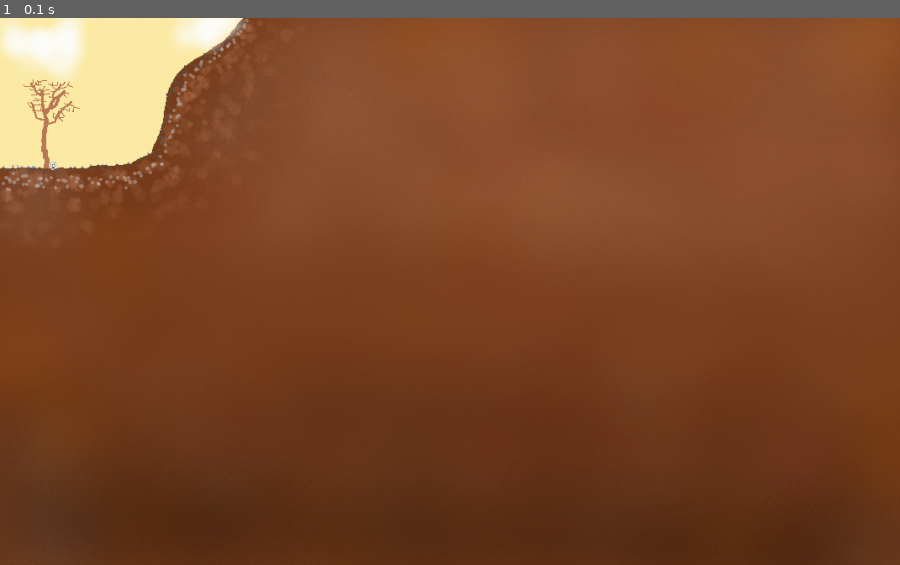
Above: before the commit, frame 1.
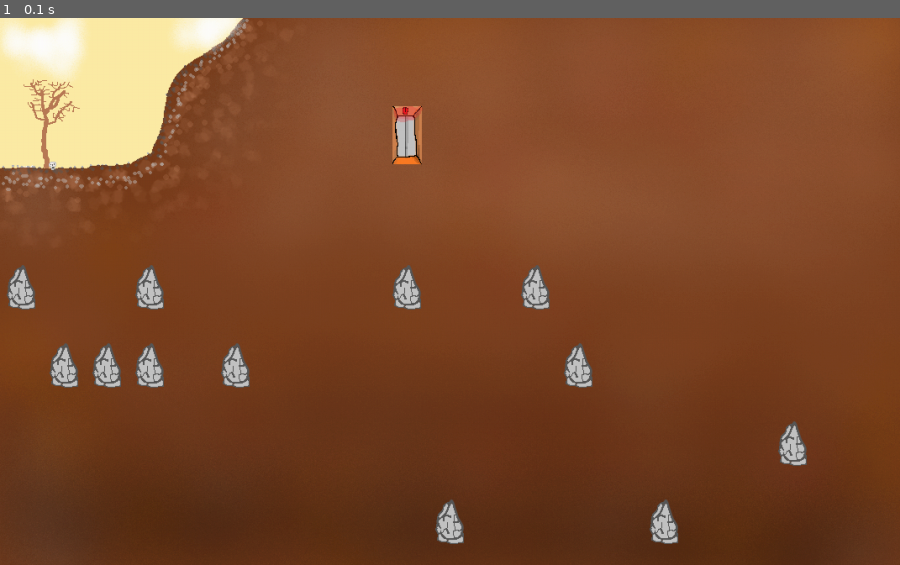
Above: after the commit, the same moment.

Repository: erickxbliv/Jogo-pygame
Game: pygame game, started from main.py
The game is run twice, just before and just after one commit, with the same random seed, the same clock (stepped at 60 frames per second) and the same inputs.
Inputs:
- Up to frame 1 (0.1 s): no input

The runs differ from the first frame. In frame 1, 2.6% of the frame differs, in the area x 0-90%, y 16-97%.

Commit message:
otimizando alguns codigos

Diff:
--- a/celulas.py
+++ b/celulas.py
@@ -1,35 +1,41 @@
+#a dificuldade deve mudar alguns conceitos aqui
+#carregar um save deve mudar muito o que acontece aqui
+
 class celulas:
-    def __init__(self, id, bloqueada, coordenadas, vazio, tipo, situacao, consumo, pedra, pretendente):
+    def __init__(self, id, bloqueada, coordenadas, vazio, tipo, situacao, consumo, pedra, pretendente,lvl):
 
-        #misturar a classe grid e a classe da propria sala? Fazer em ordem de prioridade
-
+        #Fazer em ordem de prioridade
         self.id = id     #'nome' da celula na grid, vai de 1 a 147, mas 12 são bloqueadas
         self.bloqueada = bloqueada  #essa indica se a celula se encontra totalmente dentro da terra
         self.pedra = pedra  #avisa se deve aparecer uma pedra no meio da celula
         self.vazio = vazio  #indica se atualmente esta construido algo nela
         self.pretendente = pretendente    #indica se ela esta liberada pra ser construida
         self.tipo = tipo   #indica qual a sala que esta construida
-        #level?
+        self.lvl = lvl
         self.situacao = situacao   #indica qual a imagem deve ser usada, ex: se é da ponta esquerda, ou tem duas ao redor
 
         self.coordenadas = coordenadas    #indica quais as coordenadas seriam o (0,0) dessa celula
         self.consumo = consumo    #indica qual o consumo de energia dessa celula
+
         #vizinhos? ajudaria a demarcar os pretendentes
         #direções de passagem
         #indicar que esta fundido
+        #misturar a classe grid e a classe da propria sala? um objeto pra o tipo da sala dentro da celula?
 
+    def imagem(self, tipo, lvl, situacao):
+        imagem = (tipo + lvl + situacao + ".png")
+        return imagem
 
-        #situacao, poderia ser ja o nome da imagem a ser usada como string, pra enviar no blip inves de fazer varios ifs
+#agora vai haver essa funcao pra formar o nome da imagem, pra poder carrega-la
 
-
-#import random
 from random import seed
 from random import randint
 
 aleatorios = []
 lista = []
+seed()
 
-seed(1)
+#aleatorizar quais celulas terao pedras
 
 for _ in range(15):
     parar = False
@@ -43,6 +49,8 @@
 
     aleatorios.append(value)
 
+#preencher celulas com dados genericos
+
 parar = False
 
 ide = 1
@@ -54,6 +62,7 @@
 situacao = None
 consumo = None
 pretendente = None
+lvl = None
 
 while parar == False:
 
@@ -75,58 +84,58 @@
     else:
         pedra = False
 
-    lista.append(celulas(ide,bloqueada,coordenadas,vazio,tipo,situacao,consumo,pedra,pretendente))
+    lista.append(celulas(ide,bloqueada,coordenadas,vazio,tipo,situacao,consumo,pedra,pretendente,lvl))
 
     ide += 1
-    if ide > 147:
-        parar = True
+    if ide > 147: parar = True
 
-#essa parte é a que muda dependendo da dificuldade
+#a partir aqui vamos preencher os dados corretos pra porta, quarto e elevador que vem de padrão
 
-dificil = 26
-while dificil >= 26 and dificil <= 30:
+entrada = 26
+while entrada >= 26 and entrada <= 30:
 
-    lista[dificil].pedra = False
-    lista[dificil].vazio = False
-    lista[dificil].tipo = "porta"   #lembrando que a porta e indestrutivel
-    lista[dificil].consumo = 100 #ainda em testes esse valor
-    dificil += 1
+    lista[entrada].pedra = False
+    lista[entrada].vazio = False
+    lista[entrada].tipo = "porta"   #lembrando que a porta e indestrutivel
+    lista[entrada].consumo = 25 #ainda em testes esse valor, mas lembrando que aqui corresponde a uma celula sozinha
+    lista[entrada].lvl = 1
+    entrada += 1
 
-lista[26].situacao = "PE" #ponta esquerda
-lista[27].situacao = "M1" #meio 1
-lista[28].situacao = "M2"
-lista[29].situacao = "PD"
+lista[26].situacao = "_1"   #nao ha o denominador porque so existe uma maneira de organizar a porta
+lista[27].situacao = "_2"
+lista[28].situacao = "_3"
+lista[29].situacao = "_4"
 
 lista[30].tipo = "elevador"
 lista[30].consumo = 20
-lista[30].situacao = "ND" #ele nao tem imagens diferentes pra celulas diferentes
+lista[30].situacao = "_0" #ele nao tem imagens diferentes
+lista[30].lvl = 0
 
 if lista[30-21].pedra == False:     #quando quebra uma pedra é preciso checar se se torna pretendente
     lista[30-21].pretendente = True
 if lista[30+21].pedra == False:
     lista[30+21].pretendente = True
 
-dificil = 31
-while dificil >= 31 and dificil <= 36:
-    lista[dificil].pedra = False
-    lista[dificil].vazio = False
-    lista[dificil].tipo = "quarto"
-    lista[dificil].consumo = 150
-    dificil += 1
+quartos = 31
+while quartos >= 31 and quartos <= 36:
+    lista[quartos].pedra = False
+    lista[quartos].vazio = False
+    lista[quartos].tipo = "quarto"
+    lista[quartos].consumo = 150
+    lista[quartos].lvl = 2
+    quartos += 1
 
-lista[31].situacao = "PE"
-lista[32].situacao = "M1"
-lista[33].situacao = "M2"
-lista[34].situacao = "M3"
-lista[35].situacao = "M4"
-lista[36].situacao = "PD"
+lista[31].situacao = "_1/6" #esse quarto esja junto a outros 5
+lista[32].situacao = "_2/6"
+lista[33].situacao = "_3/6"
+lista[34].situacao = "_4/6"
+lista[35].situacao = "_5/6"
+lista[36].situacao = "_6/6"
 
 if lista[37].pedra == False:
     lista[37].pretendente = True
 
-
-
-#testando
+#visualizar o que ha na lista dos objetetos (lista de todas as celulas)
 contagem = 0
 while contagem < 147:
     print(vars(lista[contagem]))
--- a/main.py
+++ b/main.py
@@ -1,14 +1,22 @@
 import pygame
 import sys
 import celulas
+from os import path
+import menu
+
 pygame.init()
+
+def animacao():
+    pass
+
 
 tamanho = largura, altura = 1071, 651
 janela = pygame.display.set_mode(tamanho)
 
-foto = pygame.image.load("dia.png")
-pedra = pygame.image.load("pedra.png")
-elevador = pygame.image.load("elevador.png")
+foto = pygame.image.load(path.join('cenario', 'dia.png'))
+pedra = pygame.image.load(path.join('cenario', 'pedra.png'))
+elevador = pygame.image.load(path.join('cenario', 'elevador.png'))
+
 
 coordenadas = w, z = 0, 0
 preto = 0, 0, 0
@@ -23,11 +31,14 @@
 
     for event in pygame.event.get():
         if event.type == pygame.QUIT: sys.exit()
+        if event.type == pygame.MOUSEBUTTONUP:
+            pos = pygame.mouse.get_pos()
+            #print(pos)
 
 
     janela.fill(preto)
     janela.blit(foto, (0,0))
-    pygame.display.flip()
+    #pygame.display.flip()
 
 
     contagem = 0
@@ -45,5 +56,10 @@
 
 
 
+
+
+
+
+
     #janela.blit(celula, coordenadas)
     pygame.display.flip()
--- /dev/null
+++ b/menu.py
@@ -0,0 +1,2 @@
+def menu():
+    pass
Renamed: dia.png -> cenario/dia.png
Renamed: elevador.png -> cenario/elevador.png
Renamed: pedra.png -> cenario/pedra.png
